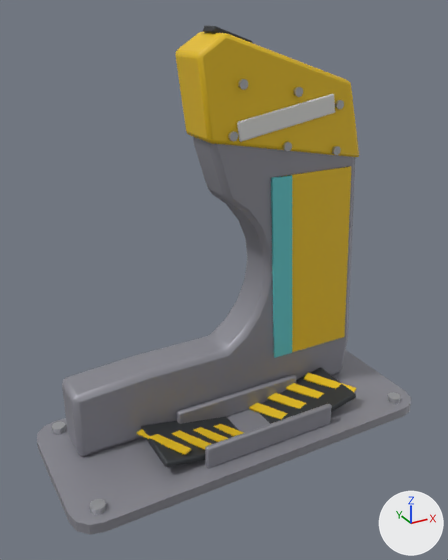
The glTF model public/assets/models/sterling-bike/sterling-dock-blockout.glb: old version first, new version second.
The view is the same before and after, from a 50 mm camera at (-0.585, -0.918, 0.845) aimed at (-0.047, 0.059, 0.356). Every picture has the same lights, and +X, +Y and +Z are marked at lower right. The picture after the commit comes second. Where no turn or scale is listed for an object, it has been applied to the vertices.

The first picture shows 'SD_Baseplate', 'SD_BrandingBand', 'SD_BrandingSurface', 'SD_ReflectiveStrip', 'SD_TopLockPlate', 'SD_UprightHousing', 'SD_WheelGuide_Left', 'SD_WheelGuide_Right', 'SD_WheelTreadStripe_Front_0', 'SD_WheelTreadStripe_Front_1', 'SD_WheelTreadStripe_Front_2', 'SD_WheelTreadStripe_Front_3', 'SD_WheelTreadStripe_Rear_0', 'SD_WheelTreadStripe_Rear_1', 'SD_WheelTreadStripe_Rear_2', 'SD_WheelTreadStripe_Rear_3', 'SD_WheelTread_Front', 'SD_WheelTread_Rear' and 10 more.
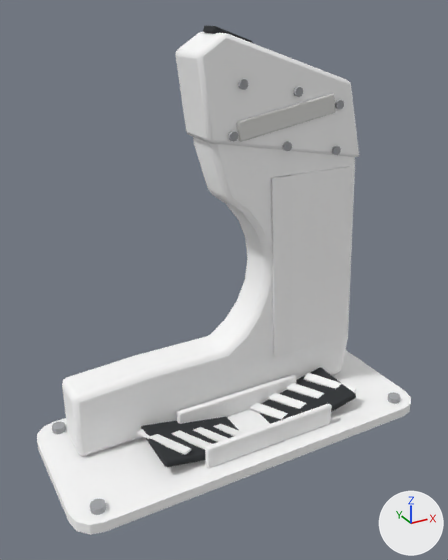
Where the change shows, as pixel boxes [x1, y1, x2, y2] in the pictures (448 x 560 px):
'SD_UprightHousing', recoloured (grey to white): [62, 137, 355, 456] in both
'SD_Baseplate', recoloured (grey to white): [37, 350, 411, 535] in both
'SD_TopLockPlate', recoloured (yellow to white): [175, 32, 359, 157] in both
'SD_BrandingSurface', recoloured (yellow to white): [281, 166, 351, 352] in both
'SD_BrandingBand', recoloured (cyan to white): [271, 175, 292, 358] in both
'SD_WheelGuide_Left', recoloured (grey to white): [205, 404, 332, 469] in both
'SD_WheelGuide_Right', recoloured (grey to white): [177, 375, 296, 424] in both
'SD_WheelTreadStripe_Rear_0', recoloured (yellow to white): [137, 429, 192, 455] in both
'SD_WheelTreadStripe_Front_3', recoloured (yellow to white): [304, 373, 356, 392] in both
'SD_WheelTreadStripe_Front_0', recoloured (yellow to white): [249, 403, 288, 419] in both
'SD_WheelTreadStripe_Front_1', recoloured (yellow to white): [268, 393, 306, 409] in both
'SD_WheelTreadStripe_Front_2', recoloured (yellow to white): [286, 383, 324, 399] in both
'SD_WheelTreadStripe_Rear_1', recoloured (yellow to white): [171, 430, 211, 449] in both
'SD_WheelTreadStripe_Rear_2', recoloured (yellow to white): [194, 427, 228, 442] in both
'SD_WheelTreadStripe_Rear_3', recoloured (yellow to white): [213, 424, 244, 436] in both

The change, as a list of edits to the scene's bpy script:
```text
Change me_sd_baseplate_mesh:
    where me_sd_baseplate_mesh.from_pydata(...)  # 32 vertices, 60 faces; spans x -0.42..0.38, y -0.095..0.235, z 0.0..0.022
    remove me_sd_baseplate_mesh.materials.append(mat_mat_sd_dock_placeholder)  # grey #95959e
    add me_sd_baseplate_mesh.materials.append(mat_mat_sd_dock)  # white #ffffff
Change me_sd_brandingband_mesh:
    where me_sd_brandingband_mesh.from_pydata(...)  # 8 vertices, 12 faces; spans x 0.071..0.14, y -0.002..0.002, z 0.13..0.54
    remove me_sd_brandingband_mesh.materials.append(mat_mat_sb_rearpanel_placeholder)  # cyan #61c8cb
    add me_sd_brandingband_mesh.materials.append(mat_mat_sb_rearpanel)  # white #ffffff
Change me_sd_brandingsurface_mesh:
    where me_sd_brandingsurface_mesh.from_pydata(...)  # 8 vertices, 12 faces; spans x 0.093..0.29, y -0.002..0.002, z 0.13..0.54
    remove me_sd_brandingsurface_mesh.materials.append(mat_mat_sd_dockyellow_placeholder)  # yellow #e7bf19
    add me_sd_brandingsurface_mesh.materials.append(mat_mat_sd_dockyellow)  # white #ffffff
Change me_sd_toplockplate_mesh:
    where me_sd_toplockplate_mesh.from_pydata(...)  # 70 vertices, 136 faces; spans x -0.085..0.29, y -0.051..0.051, z 0.556..0.804
    remove me_sd_toplockplate_mesh.materials.append(mat_mat_sd_dockyellow_placeholder)  # yellow #e7bf19
    add me_sd_toplockplate_mesh.materials.append(mat_mat_sd_dockyellow)  # white #ffffff
Change me_sd_uprighthousing_mesh:
    where me_sd_uprighthousing_mesh.from_pydata(...)  # 178 vertices, 352 faces; spans x -0.36..0.312, y -0.045..0.045, z 0.022..0.792
    remove me_sd_uprighthousing_mesh.materials.append(mat_mat_sd_dock_placeholder)  # grey #95959e
    add me_sd_uprighthousing_mesh.materials.append(mat_mat_sd_dock)  # white #ffffff
Change me_cube_040:
    where me_cube_040.from_pydata(...)  # 56 vertices, 108 faces; spans x -0.15..0.15, y -0.006..0.006, z -0.025..0.025
    remove me_cube_040.materials.append(mat_mat_sd_dock_placeholder)  # grey #95959e
    add me_cube_040.materials.append(mat_mat_sd_dock)  # white #ffffff
Change me_cube_041:
    where me_cube_041.from_pydata(...)  # 56 vertices, 108 faces; spans x -0.15..0.15, y -0.006..0.006, z -0.025..0.025
    remove me_cube_041.materials.append(mat_mat_sd_dock_placeholder)  # grey #95959e
    add me_cube_041.materials.append(mat_mat_sd_dock)  # white #ffffff
Change me_cube_036:
    where me_cube_036.from_pydata(...)  # 8 vertices, 12 faces; spans x -0.0386..0.0386, y -0.058..0.058, z -0.0043..0.0043
    remove me_cube_036.materials.append(mat_mat_sd_dockyellow_placeholder)  # yellow #e7bf19
    add me_cube_036.materials.append(mat_mat_sd_dockyellow)  # white #ffffff
Change me_cube_037:
    where me_cube_037.from_pydata(...)  # 8 vertices, 12 faces; spans x -0.0386..0.0386, y -0.058..0.058, z -0.0043..0.0043
    remove me_cube_037.materials.append(mat_mat_sd_dockyellow_placeholder)  # yellow #e7bf19
    add me_cube_037.materials.append(mat_mat_sd_dockyellow)  # white #ffffff
Change me_cube_038:
    where me_cube_038.from_pydata(...)  # 8 vertices, 12 faces; spans x -0.0386..0.0386, y -0.058..0.058, z -0.0043..0.0043
    remove me_cube_038.materials.append(mat_mat_sd_dockyellow_placeholder)  # yellow #e7bf19
    add me_cube_038.materials.append(mat_mat_sd_dockyellow)  # white #ffffff
Change me_cube_039:
    where me_cube_039.from_pydata(...)  # 8 vertices, 12 faces; spans x -0.0386..0.0386, y -0.058..0.058, z -0.0043..0.0043
    remove me_cube_039.materials.append(mat_mat_sd_dockyellow_placeholder)  # yellow #e7bf19
    add me_cube_039.materials.append(mat_mat_sd_dockyellow)  # white #ffffff
Change me_cube_031:
    where me_cube_031.from_pydata(...)  # 8 vertices, 12 faces; spans x -0.0386..0.0386, y -0.058..0.058, z -0.004..0.004
    remove me_cube_031.materials.append(mat_mat_sd_dockyellow_placeholder)  # yellow #e7bf19
    add me_cube_031.materials.append(mat_mat_sd_dockyellow)  # white #ffffff
Change me_cube_032:
    where me_cube_032.from_pydata(...)  # 8 vertices, 12 faces; spans x -0.0386..0.0386, y -0.058..0.058, z -0.004..0.004
    remove me_cube_032.materials.append(mat_mat_sd_dockyellow_placeholder)  # yellow #e7bf19
    add me_cube_032.materials.append(mat_mat_sd_dockyellow)  # white #ffffff
Change me_cube_033:
    where me_cube_033.from_pydata(...)  # 8 vertices, 12 faces; spans x -0.0386..0.0386, y -0.058..0.058, z -0.004..0.004
    remove me_cube_033.materials.append(mat_mat_sd_dockyellow_placeholder)  # yellow #e7bf19
    add me_cube_033.materials.append(mat_mat_sd_dockyellow)  # white #ffffff
Change me_cube_034:
    where me_cube_034.from_pydata(...)  # 8 vertices, 12 faces; spans x -0.0386..0.0386, y -0.058..0.058, z -0.004..0.004
    remove me_cube_034.materials.append(mat_mat_sd_dockyellow_placeholder)  # yellow #e7bf19
    add me_cube_034.materials.append(mat_mat_sd_dockyellow)  # white #ffffff
```
